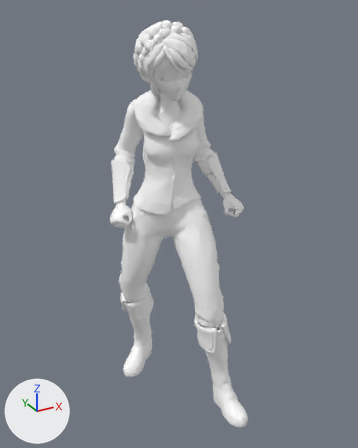
An edit to the glTF model assets/characters/npc_hunter.glb, drawn before and after from the same camera.
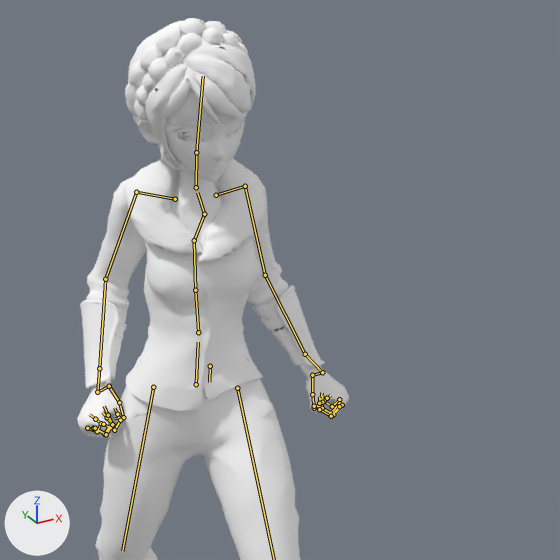
Old and new are each drawn whole from a 50 mm camera at (-0.901, -1.679, 1.663) aimed at (-0.003, -0.045, 0.847) and again close up on the part from 20% to 97% of the width and 2% to 64% of the height. Arrows for +X, +Y and +Z are at lower left; the lights stay in place. The older version's two pictures come first. Both versions are drawn at frame 0 of the action 'Wave'; the numbers are the values there. The bones that change, and the others that lie on the model, are drawn over the model as lines in the close-ups.

In view in the first close-up: 'npc_hunter_f'.
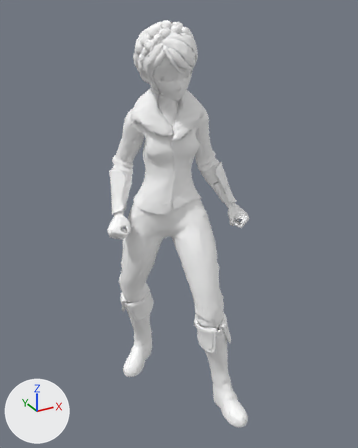
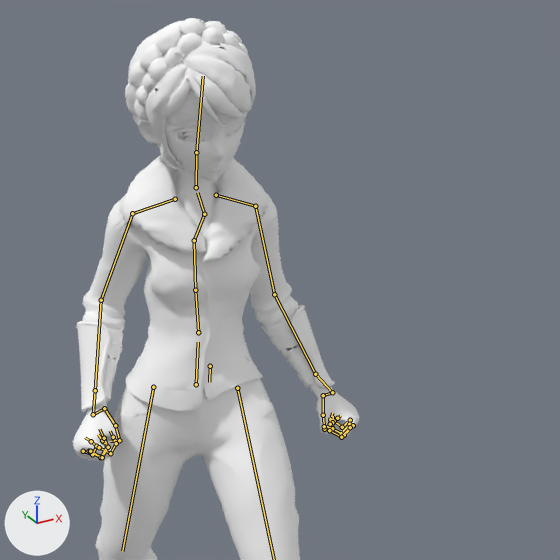
What the commit changed:
Bone 'Bone_023' (bone_bone_023) turns from (17, -3, 23) to (-4, 0, -6) degrees about its own x, y and z.
Bone 'Bone_022' (bone_bone_022) turns from (-79, -4, -33) to (-68, 5, 9) degrees about its own x, y and z.
Bone 'Bone_021' (bone_bone_021) turns from (13, 6, -36) to (6, 4, -39) degrees about its own x, y and z.
Bone 'Bone_020' (bone_bone_020) turns from (11, 5, -6) to (10, 15, -8) degrees about its own x, y and z.
Bone 'Bone_028' (bone_bone_028) turns from (18, 8, -34) to (-1, 3, -5) degrees about its own x, y and z.
Bone 'Bone_027' (bone_bone_027) turns from (-77, -1, 31) to (-66, -9, -12) degrees about its own x, y and z.
Bone 'Bone_026' (bone_bone_026) turns from (-1, -15, 55) to (-10, -10, 56) degrees about its own x, y and z.
Bone 'Bone_025' (bone_bone_025) turns from (10, -6, 15) to (7, -16, 15) degrees about its own x, y and z.

Boxes (x1, y1, x2, y2) around the edits, measured in the close-ups (560 x 560 px):
'npc_hunter_f', posed: before (77, 18, 349, 560); after (73, 18, 359, 560)
bone 'Bone_023', root to tip: before (216, 195) to (245, 186); after (216, 195) to (255, 206)
bone 'Bone_022', root to tip: before (245, 186) to (265, 275); after (255, 206) to (274, 294)
bone 'Bone_021', root to tip: before (265, 275) to (305, 354); after (274, 294) to (315, 374)
bone 'Bone_020', root to tip: before (305, 354) to (322, 372); after (315, 374) to (332, 392)
bone 'Bone_028', root to tip: before (175, 199) to (136, 192); after (175, 199) to (132, 213)
bone 'Bone_027', root to tip: before (136, 192) to (105, 279); after (132, 213) to (101, 300)
bone 'Bone_026', root to tip: before (105, 279) to (99, 368); after (101, 300) to (95, 390)
bone 'Bone_025', root to tip: before (99, 368) to (97, 392); after (95, 390) to (93, 414)
